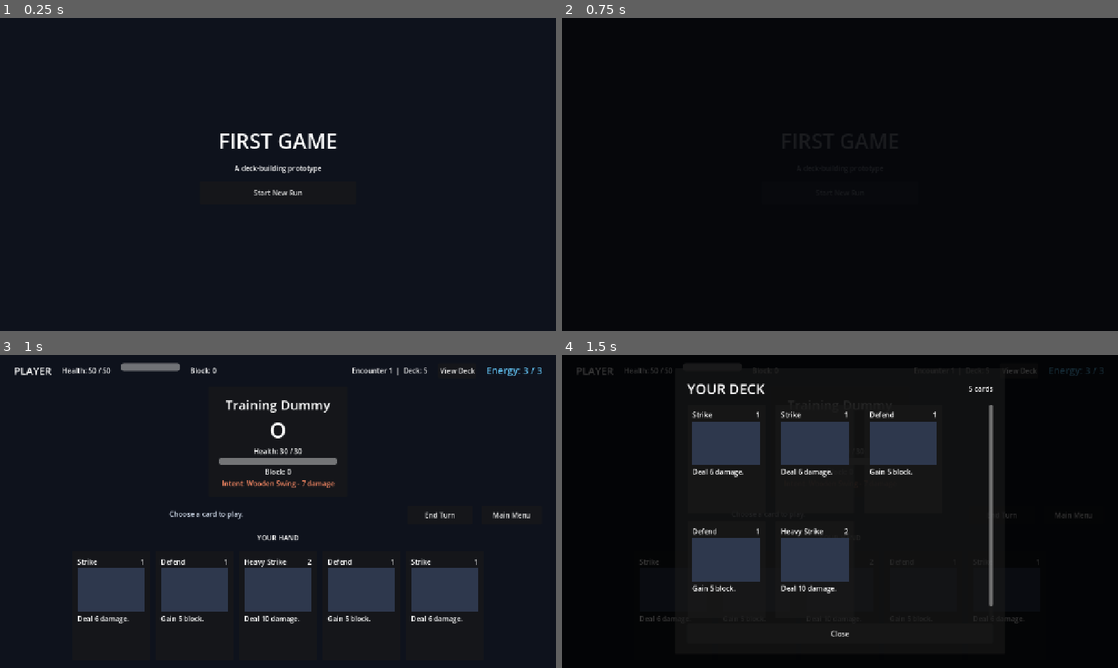
Above: before the commit, frames 1-4 (two rows, left to right).
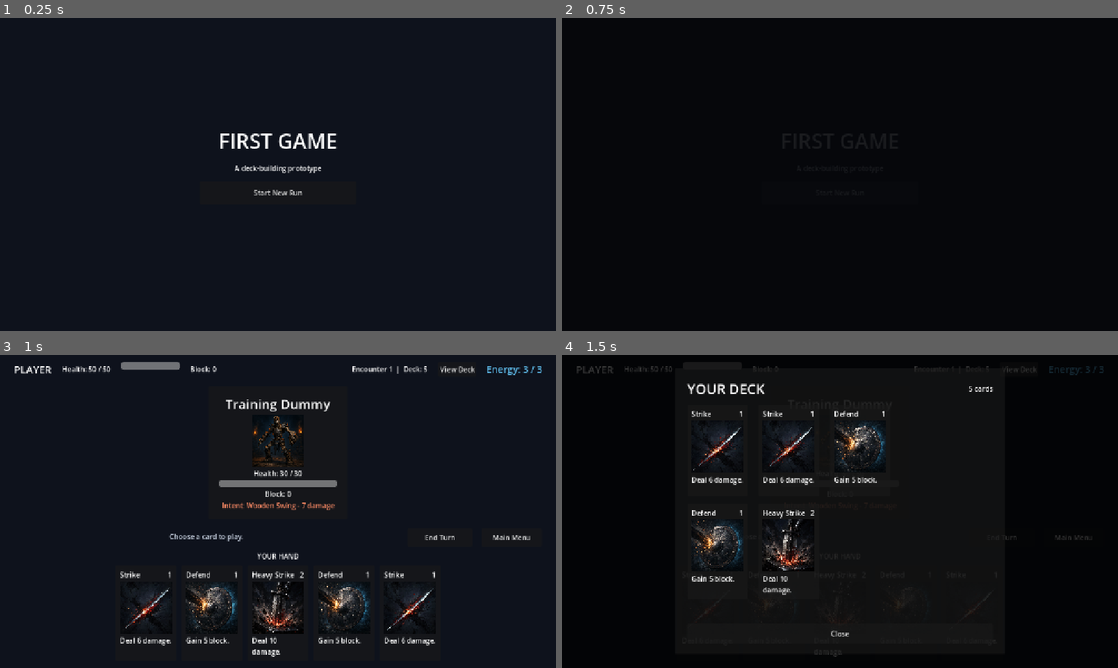
Above: after the commit, the same moments.

Repository: tucktown/gadot_first_game
Game: Godot game, scene res://screens/main.tscn
Same seed, same stepped clock (60 frames per second), same inputs: the game is played once before the commit and once after it.
Inputs:
- Up to frame 1 (0.25 s): no input
- Up to frame 2 (0.75 s): click "Start New Run" at 0.5 s
- Up to frame 3 (1 s): no input
- Up to frame 4 (1.5 s): click "View Deck" at 1.25 s

Frames 1-2 are identical in both runs. In frame 3, 14% of the frame differs, in the area x 2-98%, y 2-97%; in frame 4, 11%.

Commit message:
Add card and enemy artwork

Diff:
--- a/cards/card_view.gd
+++ b/cards/card_view.gd
@@ -5,6 +5,7 @@
 
 @onready var name_label: Label = %NameLabel
 @onready var cost_label: Label = %CostLabel
+@onready var artwork: TextureRect = %Artwork
 @onready var description_label: Label = %DescriptionLabel
 @onready var select_button: Button = %SelectButton
 
@@ -22,6 +23,7 @@
 	card = card_instance
 	name_label.text = card.definition.display_name
 	cost_label.text = str(card.get_energy_cost())
+	artwork.texture = card.definition.artwork
 	description_label.text = card.definition.description
 
 
--- a/cards/card_view.tscn
+++ b/cards/card_view.tscn
@@ -3,15 +3,15 @@
 [ext_resource type="Script" path="res://cards/card_view.gd" id="1"]
 
 [node name="CardView" type="PanelContainer"]
-custom_minimum_size = Vector2(180, 250)
+custom_minimum_size = Vector2(140, 210)
 mouse_default_cursor_shape = 2
 script = ExtResource("1")
 
 [node name="Margin" type="MarginContainer" parent="."]
-theme_override_constants/margin_left = 12
-theme_override_constants/margin_top = 12
-theme_override_constants/margin_right = 12
-theme_override_constants/margin_bottom = 12
+theme_override_constants/margin_left = 10
+theme_override_constants/margin_top = 10
+theme_override_constants/margin_right = 10
+theme_override_constants/margin_bottom = 10
 
 [node name="Content" type="VBoxContainer" parent="Margin"]
 
@@ -28,10 +28,12 @@
 layout_mode = 2
 text = "1"
 
-[node name="ArtworkPlaceholder" type="ColorRect" parent="Margin/Content"]
-custom_minimum_size = Vector2(0, 100)
+[node name="Artwork" type="TextureRect" parent="Margin/Content"]
+unique_name_in_owner = true
+custom_minimum_size = Vector2(120, 120)
 layout_mode = 2
-color = Color(0.18, 0.22, 0.3, 1)
+expand_mode = 1
+stretch_mode = 5
 
 [node name="DescriptionLabel" type="Label" parent="Margin/Content"]
 unique_name_in_owner = true
--- a/cards/definitions/defend.tres
+++ b/cards/definitions/defend.tres
@@ -1,6 +1,7 @@
-[gd_resource type="Resource" script_class="CardData" load_steps=2 format=3]
+[gd_resource type="Resource" script_class="CardData" load_steps=3 format=3]
 
 [ext_resource type="Script" path="res://cards/card_data.gd" id="1"]
+[ext_resource type="Texture2D" path="res://assets/art/cards/defend.png" id="2"]
 
 [resource]
 script = ExtResource("1")
@@ -10,3 +11,4 @@
 energy_cost = 1
 target = 1
 block = 5
+artwork = ExtResource("2")
--- a/cards/definitions/guarded_strike.tres
+++ b/cards/definitions/guarded_strike.tres
@@ -1,6 +1,7 @@
-[gd_resource type="Resource" script_class="CardData" load_steps=2 format=3]
+[gd_resource type="Resource" script_class="CardData" load_steps=3 format=3]
 
 [ext_resource type="Script" path="res://cards/card_data.gd" id="1"]
+[ext_resource type="Texture2D" path="res://assets/art/cards/guarded_strike.png" id="2"]
 
 [resource]
 script = ExtResource("1")
@@ -11,3 +12,4 @@
 target = 2
 damage = 4
 block = 4
+artwork = ExtResource("2")
--- a/cards/definitions/heavy_strike.tres
+++ b/cards/definitions/heavy_strike.tres
@@ -1,6 +1,7 @@
-[gd_resource type="Resource" script_class="CardData" load_steps=2 format=3]
+[gd_resource type="Resource" script_class="CardData" load_steps=3 format=3]
 
 [ext_resource type="Script" path="res://cards/card_data.gd" id="1"]
+[ext_resource type="Texture2D" path="res://assets/art/cards/heavy_strike.png" id="2"]
 
 [resource]
 script = ExtResource("1")
@@ -10,3 +11,4 @@
 energy_cost = 2
 target = 2
 damage = 10
+artwork = ExtResource("2")
--- a/cards/definitions/power_blow.tres
+++ b/cards/definitions/power_blow.tres
@@ -1,6 +1,7 @@
-[gd_resource type="Resource" script_class="CardData" load_steps=2 format=3]
+[gd_resource type="Resource" script_class="CardData" load_steps=3 format=3]
 
 [ext_resource type="Script" path="res://cards/card_data.gd" id="1"]
+[ext_resource type="Texture2D" path="res://assets/art/cards/power_blow.png" id="2"]
 
 [resource]
 script = ExtResource("1")
@@ -10,3 +11,4 @@
 energy_cost = 2
 target = 2
 damage = 14
+artwork = ExtResource("2")
--- a/cards/definitions/quick_guard.tres
+++ b/cards/definitions/quick_guard.tres
@@ -1,6 +1,7 @@
-[gd_resource type="Resource" script_class="CardData" load_steps=2 format=3]
+[gd_resource type="Resource" script_class="CardData" load_steps=3 format=3]
 
 [ext_resource type="Script" path="res://cards/card_data.gd" id="1"]
+[ext_resource type="Texture2D" path="res://assets/art/cards/quick_guard.png" id="2"]
 
 [resource]
 script = ExtResource("1")
@@ -10,3 +11,4 @@
 energy_cost = 0
 target = 1
 block = 3
+artwork = ExtResource("2")
--- a/cards/definitions/strike.tres
+++ b/cards/definitions/strike.tres
@@ -1,6 +1,7 @@
-[gd_resource type="Resource" script_class="CardData" load_steps=2 format=3]
+[gd_resource type="Resource" script_class="CardData" load_steps=3 format=3]
 
 [ext_resource type="Script" path="res://cards/card_data.gd" id="1"]
+[ext_resource type="Texture2D" path="res://assets/art/cards/strike.png" id="2"]
 
 [resource]
 script = ExtResource("1")
@@ -10,3 +11,4 @@
 energy_cost = 1
 target = 2
 damage = 6
+artwork = ExtResource("2")
--- a/combat/combat_screen.gd
+++ b/combat/combat_screen.gd
@@ -12,6 +12,7 @@
 @onready var status_bar: HBoxContainer = %StatusBar
 @onready var enemy_panel: PanelContainer = %EnemyPanel
 @onready var enemy_name_label: Label = %EnemyNameLabel
+@onready var enemy_art: TextureRect = %EnemyArt
 @onready var enemy_health_label: Label = %EnemyHealthLabel
 @onready var enemy_health_bar: ProgressBar = %EnemyHealthBar
 @onready var enemy_block_label: Label = %EnemyBlockLabel
@@ -58,6 +59,7 @@
 	energy_label.text = "Energy: %d / %d" % [state.energy, state.max_energy]
 	encounter_label.text = "Encounter %d  |  Deck: %d" % [RunState.encounter_number, RunState.deck.size()]
 	enemy_name_label.text = enemy.display_name
+	enemy_art.texture = enemy.artwork
 	enemy_health_label.text = "Health: %d / %d" % [state.enemy_health, state.enemy_max_health]
 	enemy_health_bar.max_value = state.enemy_max_health
 	_set_bar_value(enemy_health_bar, state.enemy_health, animate_health, false)
--- a/combat/combat_screen.tscn
+++ b/combat/combat_screen.tscn
@@ -29,13 +29,13 @@
 grow_horizontal = 2
 grow_vertical = 2
 theme_override_constants/margin_left = 32
-theme_override_constants/margin_top = 24
+theme_override_constants/margin_top = 16
 theme_override_constants/margin_right = 32
-theme_override_constants/margin_bottom = 24
+theme_override_constants/margin_bottom = 16
 
 [node name="Layout" type="VBoxContainer" parent="PageMargin"]
 layout_mode = 2
-theme_override_constants/separation = 20
+theme_override_constants/separation = 10
 
 [node name="StatusBar" type="HBoxContainer" parent="PageMargin/Layout"]
 unique_name_in_owner = true
@@ -114,11 +114,12 @@
 text = "Training Dummy"
 horizontal_alignment = 1
 
-[node name="EnemyArt" type="Label" parent="PageMargin/Layout/EnemyArea/EnemyPanel/EnemyMargin/EnemyDetails"]
-layout_mode = 2
-theme_override_font_sizes/font_size = 48
-text = "O"
-horizontal_alignment = 1
+[node name="EnemyArt" type="TextureRect" parent="PageMargin/Layout/EnemyArea/EnemyPanel/EnemyMargin/EnemyDetails"]
+unique_name_in_owner = true
+custom_minimum_size = Vector2(120, 120)
+layout_mode = 2
+expand_mode = 1
+stretch_mode = 5
 
 [node name="EnemyHealthLabel" type="Label" parent="PageMargin/Layout/EnemyArea/EnemyPanel/EnemyMargin/EnemyDetails"]
 unique_name_in_owner = true
@@ -181,7 +182,7 @@
 
 [node name="Hand" type="HBoxContainer" parent="PageMargin/Layout"]
 unique_name_in_owner = true
-custom_minimum_size = Vector2(0, 250)
+custom_minimum_size = Vector2(0, 210)
 layout_mode = 2
 theme_override_constants/separation = 12
 alignment = 1
--- a/enemies/definitions/guardian.tres
+++ b/enemies/definitions/guardian.tres
@@ -1,10 +1,11 @@
-[gd_resource type="Resource" script_class="EnemyData" load_steps=6 format=3]
+[gd_resource type="Resource" script_class="EnemyData" load_steps=7 format=3]
 
 [ext_resource type="Script" path="res://enemies/enemy_data.gd" id="1"]
 [ext_resource type="Script" path="res://enemies/enemy_move_data.gd" id="2"]
 [ext_resource type="Resource" path="res://enemies/moves/guardian_crush.tres" id="3"]
 [ext_resource type="Resource" path="res://enemies/moves/guardian_fortify.tres" id="4"]
 [ext_resource type="Resource" path="res://enemies/moves/guardian_heavy.tres" id="5"]
+[ext_resource type="Texture2D" path="res://assets/art/enemies/iron_guardian.png" id="6"]
 
 [resource]
 script = ExtResource("1")
@@ -12,3 +13,4 @@
 display_name = "Iron Guardian"
 max_health = 52
 move_pattern = Array[ExtResource("2")]([ExtResource("3"), ExtResource("4"), ExtResource("5"), ExtResource("4")])
+artwork = ExtResource("6")
--- a/enemies/definitions/raider.tres
+++ b/enemies/definitions/raider.tres
@@ -1,9 +1,10 @@
-[gd_resource type="Resource" script_class="EnemyData" load_steps=5 format=3]
+[gd_resource type="Resource" script_class="EnemyData" load_steps=6 format=3]
 
 [ext_resource type="Script" path="res://enemies/enemy_data.gd" id="1"]
 [ext_resource type="Script" path="res://enemies/enemy_move_data.gd" id="2"]
 [ext_resource type="Resource" path="res://enemies/moves/raider_slash.tres" id="3"]
 [ext_resource type="Resource" path="res://enemies/moves/raider_guard.tres" id="4"]
+[ext_resource type="Texture2D" path="res://assets/art/enemies/road_raider.png" id="5"]
 
 [resource]
 script = ExtResource("1")
@@ -11,3 +12,4 @@
 display_name = "Road Raider"
 max_health = 38
 move_pattern = Array[ExtResource("2")]([ExtResource("3"), ExtResource("4")])
+artwork = ExtResource("5")
--- a/enemies/definitions/training_dummy.tres
+++ b/enemies/definitions/training_dummy.tres
@@ -1,8 +1,9 @@
-[gd_resource type="Resource" script_class="EnemyData" load_steps=4 format=3]
+[gd_resource type="Resource" script_class="EnemyData" load_steps=5 format=3]
 
 [ext_resource type="Script" path="res://enemies/enemy_data.gd" id="1"]
 [ext_resource type="Script" path="res://enemies/enemy_move_data.gd" id="2"]
 [ext_resource type="Resource" path="res://enemies/moves/dummy_swing.tres" id="3"]
+[ext_resource type="Texture2D" path="res://assets/art/enemies/training_dummy.png" id="4"]
 
 [resource]
 script = ExtResource("1")
@@ -10,3 +11,4 @@
 display_name = "Training Dummy"
 max_health = 30
 move_pattern = Array[ExtResource("2")]([ExtResource("3")])
+artwork = ExtResource("4")
Binary file added: assets/art/cards/defend.png
Not shown, added: assets/art/cards/defend.png.import
Binary file added: assets/art/cards/guarded_strike.png
Not shown, added: assets/art/cards/guarded_strike.png.import
Binary file added: assets/art/cards/heavy_strike.png
Not shown, added: assets/art/cards/heavy_strike.png.import
Binary file added: assets/art/cards/power_blow.png
Not shown, added: assets/art/cards/power_blow.png.import
Binary file added: assets/art/cards/quick_guard.png
Not shown, added: assets/art/cards/quick_guard.png.import
Binary file added: assets/art/cards/strike.png
Not shown, added: assets/art/cards/strike.png.import
(and 6 more such lines)
